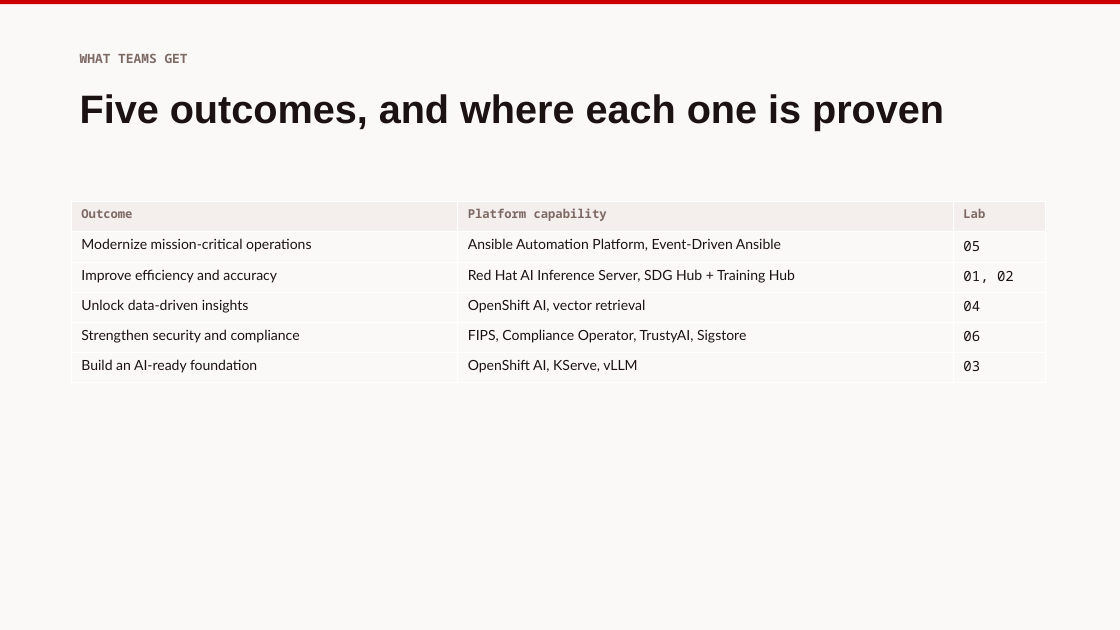
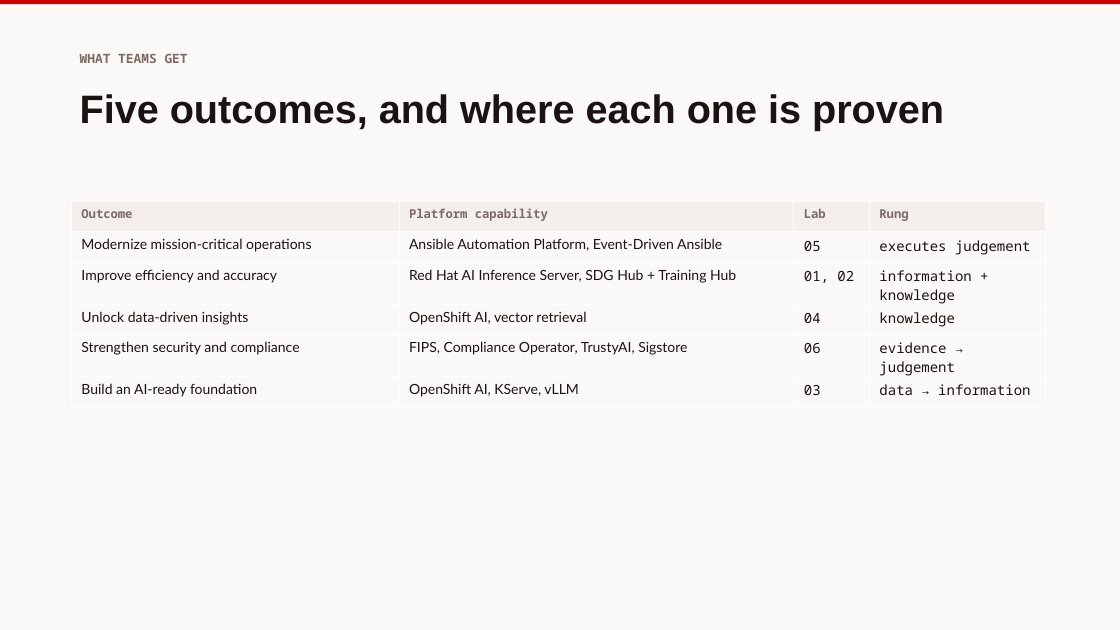
Before and after one commit to nommsweyMX/redhat-ai-tax-labs, a slide deck: slide 5 of slides/exports/redhat-ai-tax-administration.pptx (slide 4 before the commit). Drawn at 1120x630 pixels with LibreOffice and Linux fonts; fonts in the diff are those of the drawing. Boxes give left, top, right and bottom in pixels: in the first picture for what was removed or moved away, otherwise in the second. Text is boxed around its words. In the diff, an @@ line names an element or a change of style, - is before the commit and + after.

```diff
--- a/slides/exports/redhat-ai-tax-administration.pptx
+++ b/slides/exports/redhat-ai-tax-administration.pptx
@@ table at box(71, 202, 1046, 401) @@
+column 4: Rung | executes judgement | information + knowledge | knowledge | evidence → judgement | data → information
```
Also in this commit, not shown: 1 other slide changed, 1 slide added, 19 other files.
